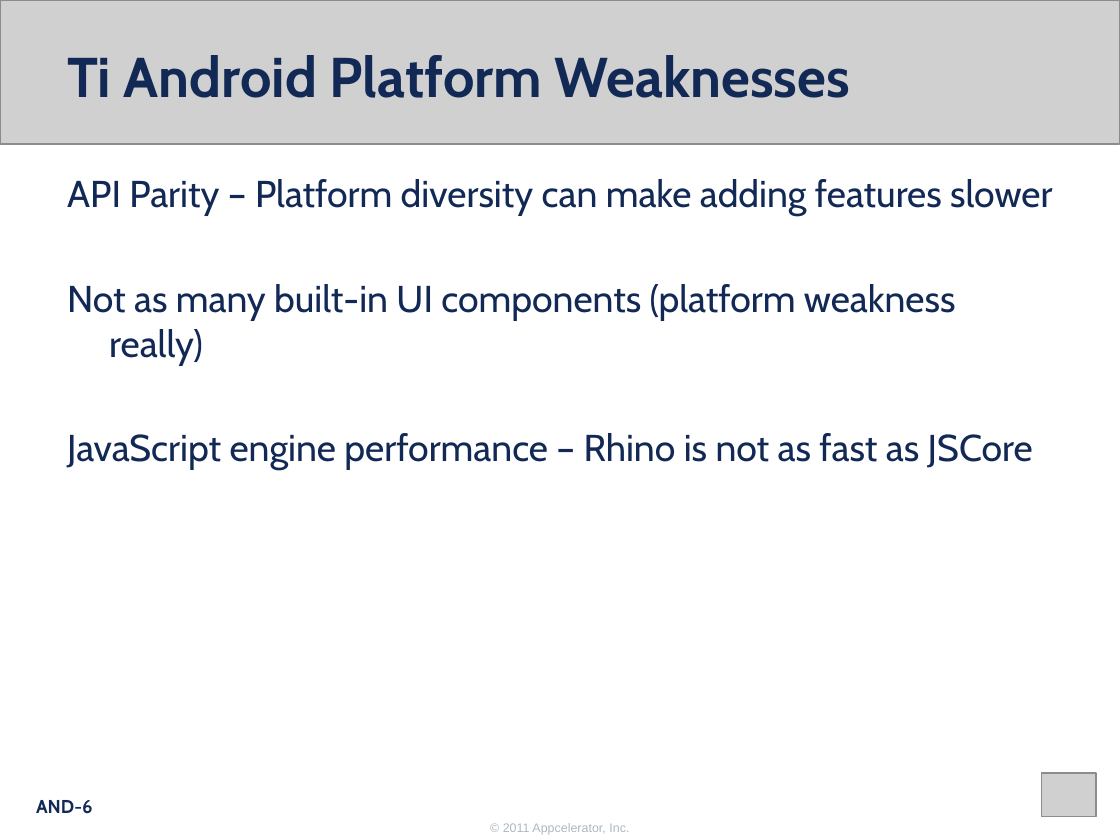
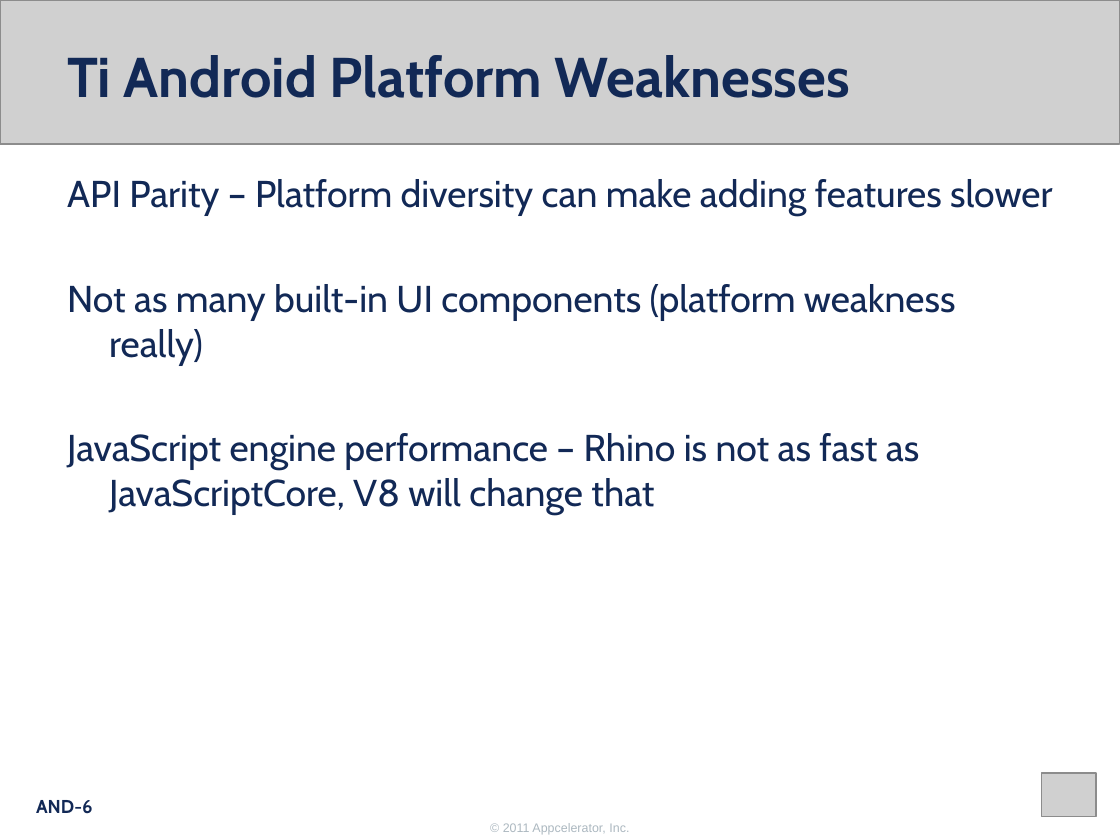
Before and after one commit to appcelerator-forks/appcelerator-training.tcmd_certification, a slide deck: slide 6 of 350.pptx. Drawn at 1120x840 pixels with LibreOffice and Linux fonts; fonts in the diff are those of the drawing; grey boxes stand for pictures; background and template pictures are left out. Boxes give left, top, right and bottom in pixels: in the first picture for what was removed or moved away, otherwise in the second. Text is boxed around its words. In the diff, an @@ line names an element or a change of style, - is before the commit and + after.

```diff
--- a/350.pptx
+++ b/350.pptx
@@ text at (x1=67, y1=433, x2=919, y2=514): text changed @@
-JavaScript engine performance – Rhino is not as fast as JSCore
+JavaScript engine performance – Rhino is not as fast as JavaScriptCore, V8 will change that
```
Also in this commit, not shown: 2 other slides changed, 4 other files.
